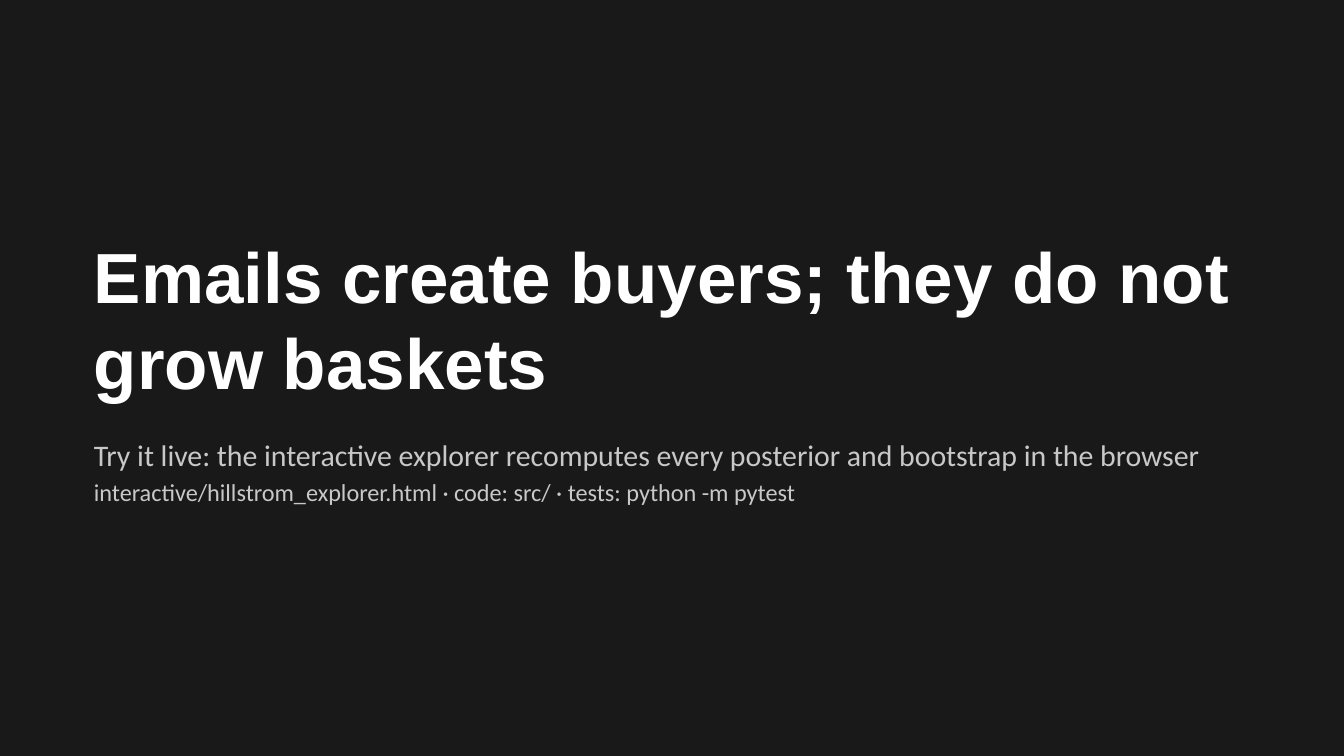
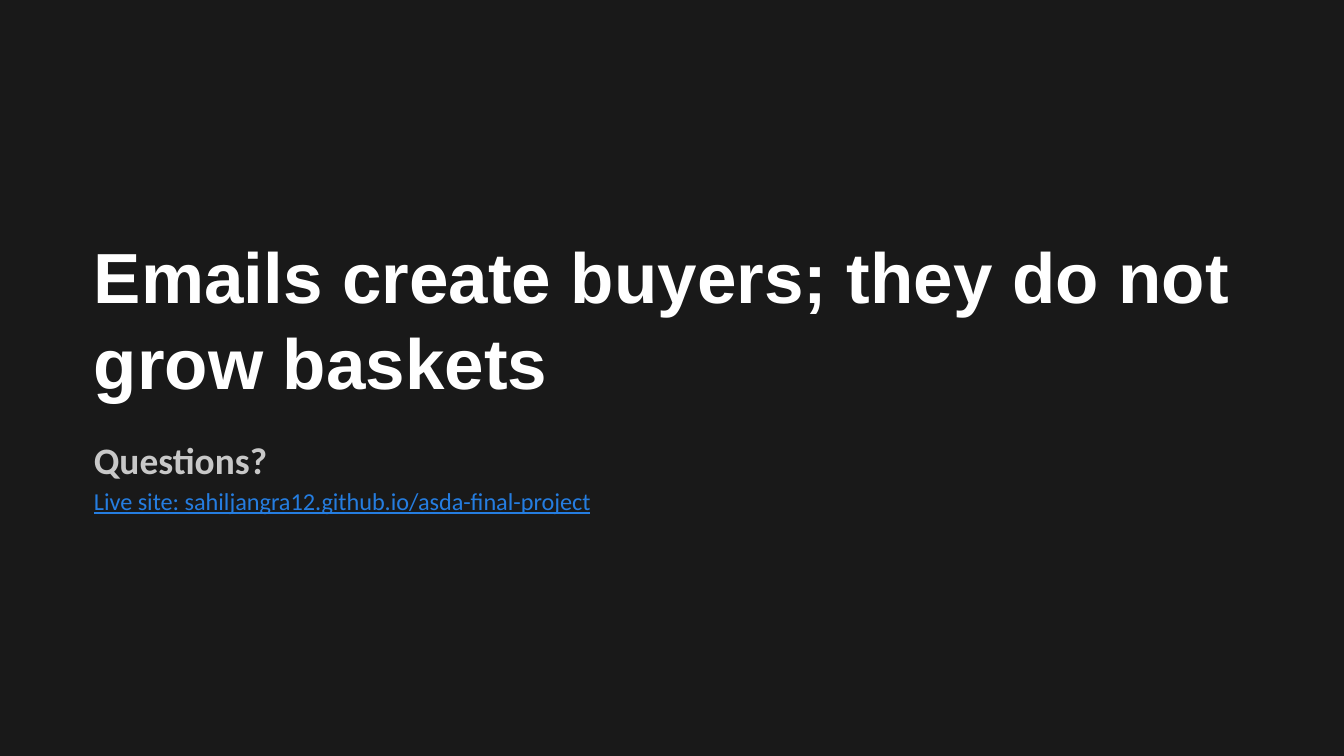
Before and after one commit to sahiljangra12/asda-final-project, a slide deck: slide 10 of slides/Hillstrom_Presentation.pptx. Drawn at 1344x756 pixels with LibreOffice and Linux fonts; fonts in the diff are those of the drawing. Boxes give left, top, right and bottom in pixels: in the first picture for what was removed or moved away, otherwise in the second. Text is boxed around its words. In the diff, an @@ line names an element or a change of style, - is before the commit and + after.

```diff
--- a/slides/Hillstrom_Presentation.pptx
+++ b/slides/Hillstrom_Presentation.pptx
@@ text at [94,448,591,514]: text changed; size 16 to 13 pt; text colour #C8C8C8 to #257DE0 @@
-Try it live: the interactive explorer recomputes every posterior and bootstrap in the browser
-interactive/hillstrom_explorer.html · code: src/ · tests: python -m pytest
+Questions?
+Live site: sahiljangra12.github.io/asda-final-project
```
Also in this commit, not shown: 1 other slide changed, 9 slides added, 1 slide removed, 16 other files.
